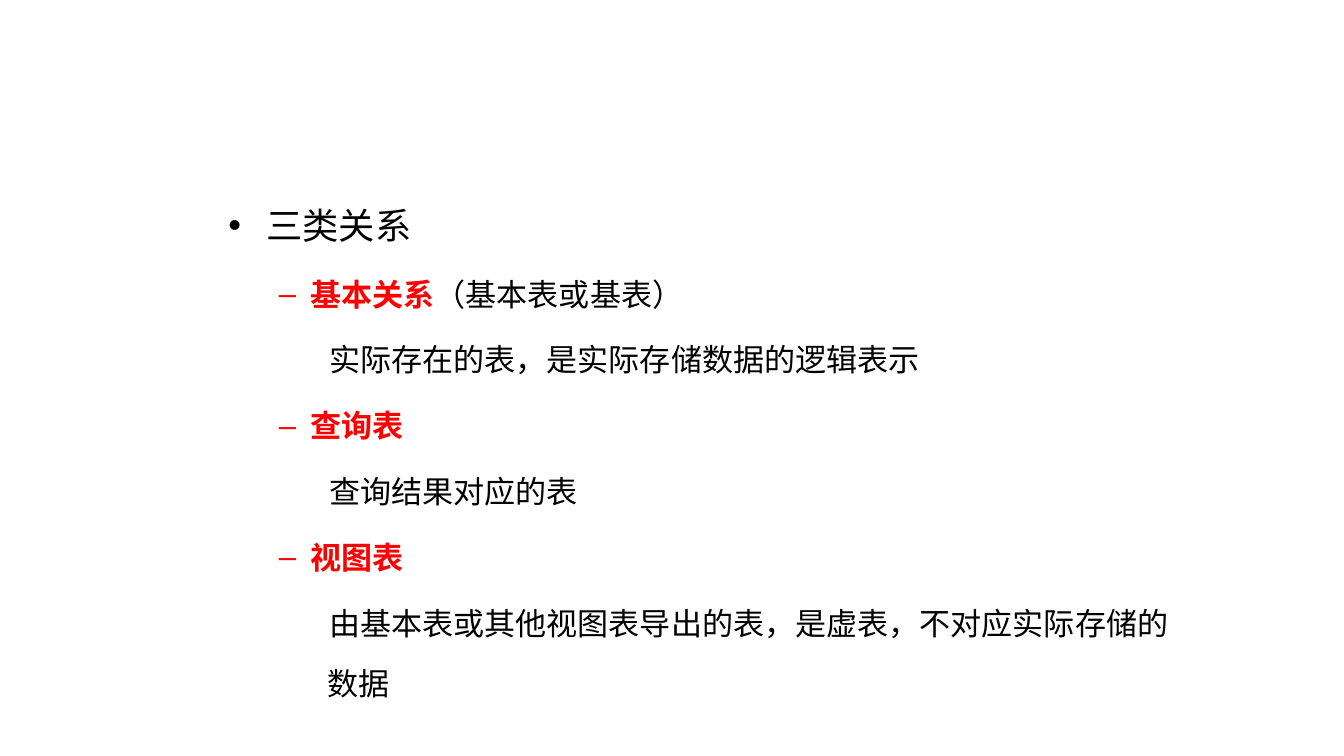
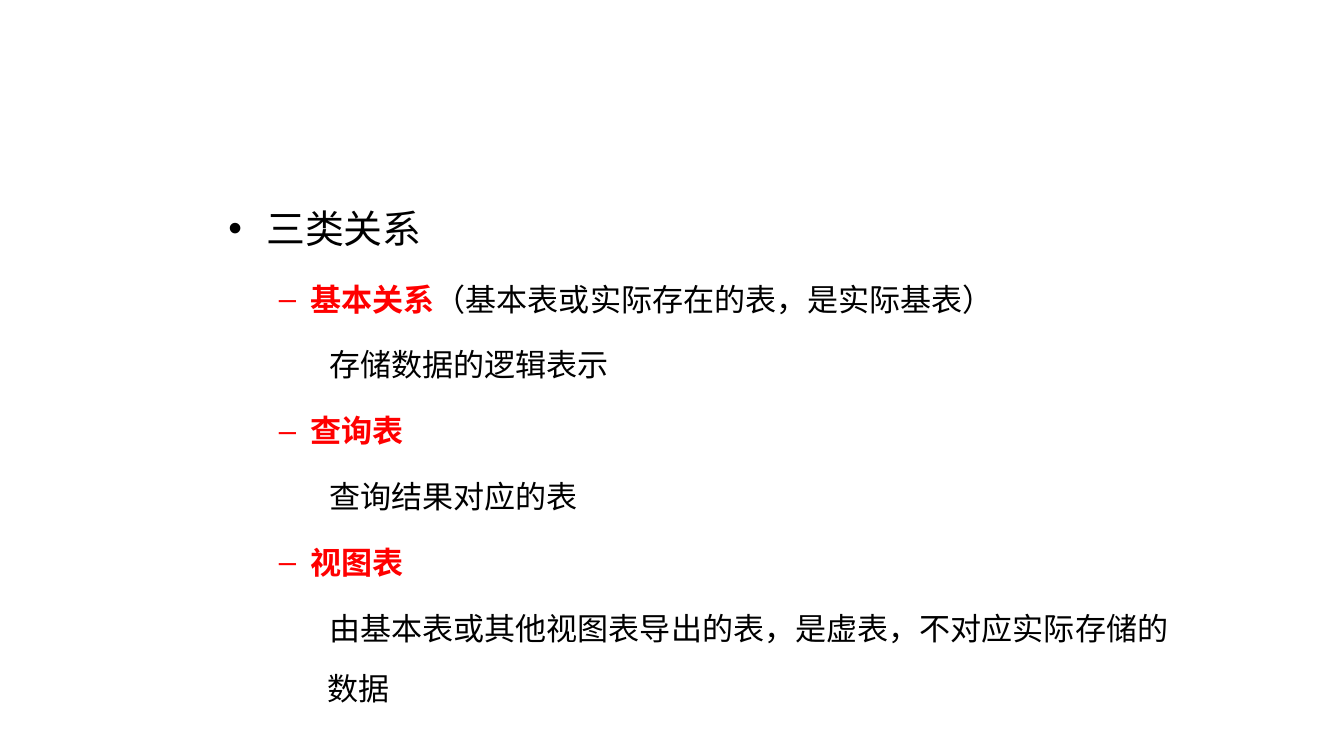
Before and after one commit to edu2act/course-computerIntroduction, a slide deck: slide 15 of materials/slides/ch07.pptx. Drawn at 1344x756 pixels with LibreOffice and Linux fonts; fonts in the diff are those of the drawing; background and template pictures are left out. Boxes give left, top, right and bottom in pixels: in the first picture for what was removed or moved away, otherwise in the second. Text is boxed around its words. In the diff, an @@ line names an element or a change of style, - is before the commit and + after.

Commit message:
update ppt by dll

```diff
--- a/materials/slides/ch07.pptx
+++ b/materials/slides/ch07.pptx
@@ text at [266, 210, 421, 577]: size 25.9 to 27.8 pt in "三类关系"; font Noto Sans CJK SC to Arial in "查询表", "视图表" @@
@@ text at [310, 284, 994, 379]: text changed; font Noto Sans CJK SC to Arial @@
-  – 基本关系（基本表或基表）
-    实际存在的表，是实际存储数据的逻辑表示
+  – 基本关系（基本表或实际存在的表，是实际基表）
+    存储数据的逻辑表示
```
Also in this commit, not shown: 35 other slides changed, 1 other file.
